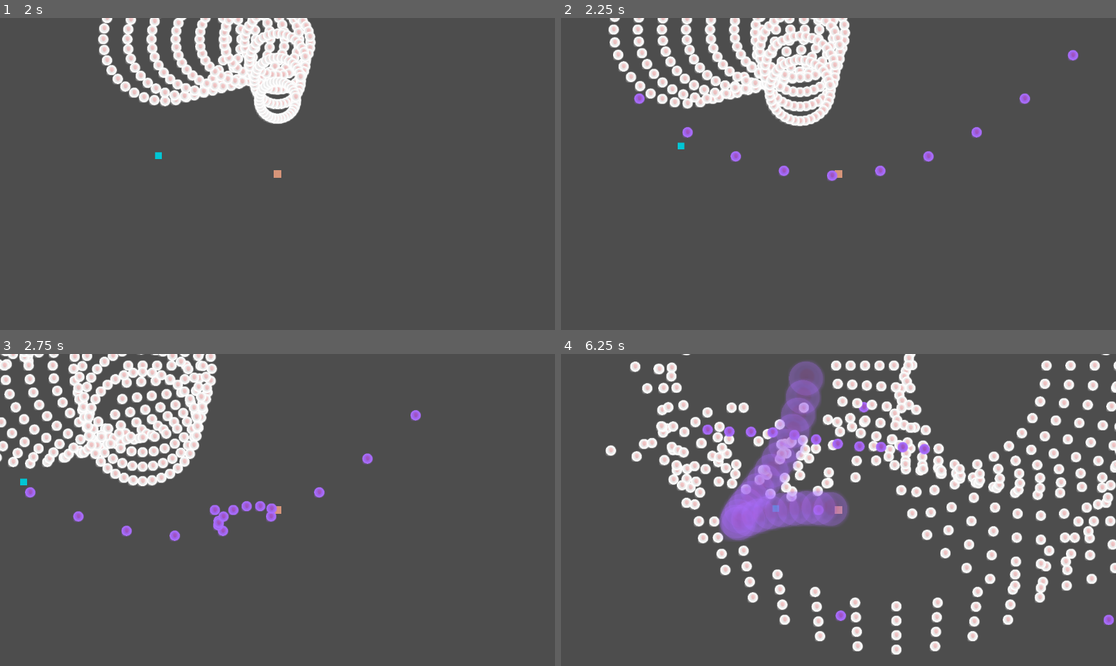
Above: before the commit, frames 1-4 (two rows, left to right).
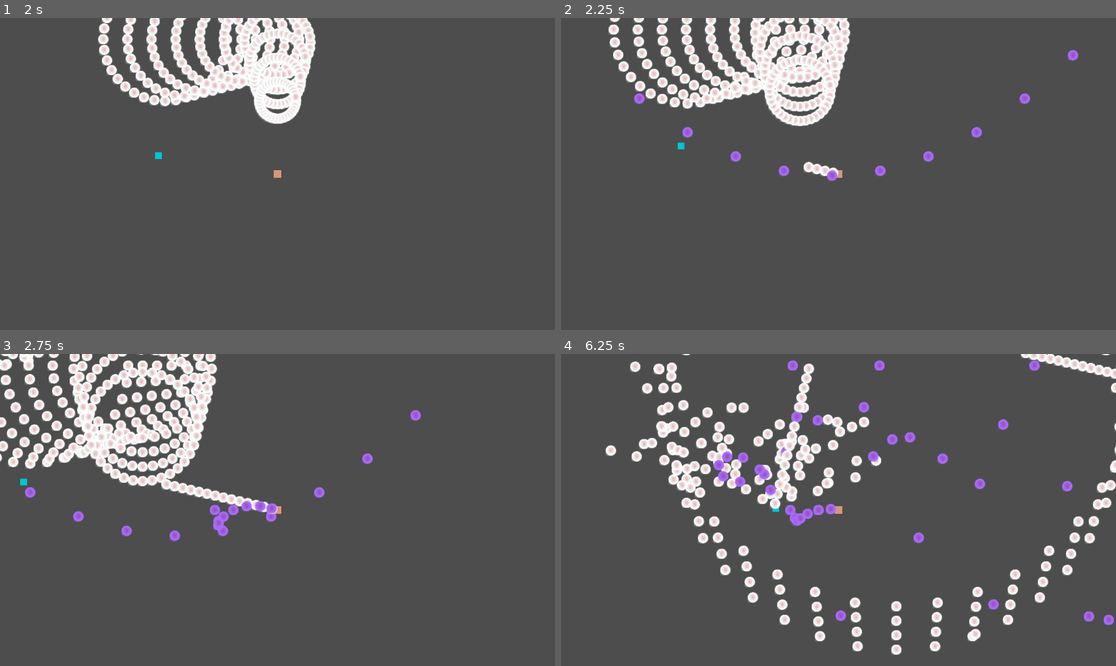
Above: after the commit, the same moments.

Repository: Simon014/PSLR2-Dungeon-Danmaku-Engine
Game: Godot game, scene res://RootScene.tscn
The game is run twice, just before and just after one commit, with the same random seed, the same clock (stepped at 60 frames per second) and the same inputs.
Inputs (mouse positions are in pixels of both pictures, inside the frame that each line leads up to):
- Up to frame 1 (2 s): tap Enter at 0.5 s; move the mouse to (399, 158) at 0.52 s; hold D (right) 0.53-1.28 s; tap 1 (SPAttack1) at 0.6 s; tap 2 (SPAttack2) at 0.8, 1.35 s; move the mouse to (166, 189) at 1.27 s; hold S (down) from 1.28 s (still down); tap 3 (SPAttack3) at 1.55 s
- Up to frame 2 (2.25 s): move the mouse to (894, 105) at 2.02 s; release S (down) at 2.03 s; press the mouse at (894, 105) at 2.03 s; hold D (right) from 2.03 s (still down); tap 3 (SPAttack3) at 2.1 s
- Up to frame 3 (2.75 s): keep holding D (right)
- Up to frame 4 (6.25 s): move the mouse to (810, 572) at 2.77 s; release D (right) at 2.78 s; release the mouse at (810, 572) at 2.78 s; hold W (up) 2.78-3.53 s; click (810, 572) at 2.85 s; tap 1 (SPAttack1) at 3.05, 3.6, 6.05 s; move the mouse to (1005, 556) at 3.52 s; hold A (left) 3.53-5.03 s; tap 2 (SPAttack2) at 3.8, 4.35 s; move the mouse to (672, 463) at 4.27 s; tap 3 (SPAttack3) at 4.55, 5.1 s; move the mouse to (866, 510) at 5.02 s; press the mouse at (866, 510) at 5.03 s; hold S (down) 5.03-5.78 s; move the mouse to (755, 432) at 5.77 s; release the mouse at (755, 432) at 5.78 s; hold D (right) from 5.78 s (still down); click (755, 432) at 5.85 s

Frame 1 is identical in both runs. In frame 2, 0.2% of the frame differs, in the area x 43-51%, y 46-51%; in frame 3, 0.6%; in frame 4, 15%, in the area x 25-100%, y 0-92%.

Commit message:
Attack saving done.

Diff:
--- /dev/null
+++ b/pslr-2-dungeon-danmaku-engine/Attacks/bomb split spiral.tres
@@ -0,0 +1,32 @@
+[gd_resource type="Resource" script_class="Attack" format=3 uid="uid://c2xlxk2c1vlin"]
+
+[ext_resource type="Script" uid="uid://8j14v5u27w31" path="res://DDEcore/AttackResources/Bullets/split.gd" id="1_p617h"]
+[ext_resource type="Script" uid="uid://c1kc2tulupqfb" path="res://DDEcore/AttackResources/Bullets/Bullet.gd" id="2_3121s"]
+[ext_resource type="Script" uid="uid://canqgpmdpsups" path="res://DDEcore/AttackResources/Attacks/Attack.gd" id="3_mpsq0"]
+[ext_resource type="Script" uid="uid://dw6tlb0c7mt7y" path="res://DDEcore/AttackResources/AttackShapes/ShapeBase.gd" id="4_n25fj"]
+
+[sub_resource type="Resource" id="Resource_xsk1b"]
+script = ExtResource("2_3121s")
+friendly = true
+metadata/_custom_type_script = "uid://c1kc2tulupqfb"
+
+[sub_resource type="Resource" id="Resource_ngtlt"]
+script = ExtResource("1_p617h")
+splitBullet = SubResource("Resource_xsk1b")
+friendly = true
+metadata/_custom_type_script = "uid://8j14v5u27w31"
+
+[sub_resource type="Resource" id="Resource_loyjl"]
+script = ExtResource("4_n25fj")
+Mode = "Iterative"
+MathFunction = "x*36"
+Var1 = 0.0
+var2 = 9.0
+metadata/_custom_type_script = "uid://dw6tlb0c7mt7y"
+
+[resource]
+script = ExtResource("3_mpsq0")
+bullet = SubResource("Resource_ngtlt")
+shape = SubResource("Resource_loyjl")
+Repeat = 4
+metadata/_custom_type_script = "uid://canqgpmdpsups"
--- /dev/null
+++ b/pslr-2-dungeon-danmaku-engine/Attacks/bombsign.tres
@@ -0,0 +1,33 @@
+[gd_resource type="Resource" script_class="Attack" format=3 uid="uid://c2mu5wgdpfa4q"]
+
+[ext_resource type="Script" uid="uid://8j14v5u27w31" path="res://DDEcore/AttackResources/Bullets/split.gd" id="1_clr67"]
+[ext_resource type="Script" uid="uid://fbv70gg53nhe" path="res://DDEcore/AttackResources/Bullets/bomb.gd" id="2_2qv1q"]
+[ext_resource type="Script" uid="uid://canqgpmdpsups" path="res://DDEcore/AttackResources/Attacks/Attack.gd" id="3_sqa0m"]
+[ext_resource type="Script" uid="uid://dw6tlb0c7mt7y" path="res://DDEcore/AttackResources/AttackShapes/ShapeBase.gd" id="4_ss8r2"]
+
+[sub_resource type="Resource" id="Resource_mum5m"]
+script = ExtResource("2_2qv1q")
+friendly = true
+metadata/_custom_type_script = "uid://fbv70gg53nhe"
+
+[sub_resource type="Resource" id="Resource_544bw"]
+script = ExtResource("1_clr67")
+splitBullet = SubResource("Resource_mum5m")
+friendly = true
+metadata/_custom_type_script = "uid://8j14v5u27w31"
+
+[sub_resource type="Resource" id="Resource_w70jl"]
+script = ExtResource("4_ss8r2")
+Type = "Cartesian"
+Mode = "Iterative"
+MathFunction = "sin(x)"
+Var1 = 10.0
+var2 = 5.0
+metadata/_custom_type_script = "uid://dw6tlb0c7mt7y"
+
+[resource]
+script = ExtResource("3_sqa0m")
+bullet = SubResource("Resource_544bw")
+shape = SubResource("Resource_w70jl")
+UseEntityStats = true
+metadata/_custom_type_script = "uid://canqgpmdpsups"
--- /dev/null
+++ b/pslr-2-dungeon-danmaku-engine/Attacks/circle burst.tres
@@ -0,0 +1,25 @@
+[gd_resource type="Resource" script_class="Attack" format=3 uid="uid://sulf3i1h7y32"]
+
+[ext_resource type="Script" uid="uid://c1kc2tulupqfb" path="res://DDEcore/AttackResources/Bullets/Bullet.gd" id="1_p2u7h"]
+[ext_resource type="Script" uid="uid://canqgpmdpsups" path="res://DDEcore/AttackResources/Attacks/Attack.gd" id="2_ycykm"]
+[ext_resource type="Script" uid="uid://dw6tlb0c7mt7y" path="res://DDEcore/AttackResources/AttackShapes/ShapeBase.gd" id="3_hglsv"]
+
+[sub_resource type="Resource" id="Resource_pg67i"]
+script = ExtResource("1_p2u7h")
+friendly = true
+metadata/_custom_type_script = "uid://c1kc2tulupqfb"
+
+[sub_resource type="Resource" id="Resource_g7xp2"]
+script = ExtResource("3_hglsv")
+MathFunction = "x*10"
+Var1 = 0.0
+var2 = 36.0
+metadata/_custom_type_script = "uid://dw6tlb0c7mt7y"
+
+[resource]
+script = ExtResource("2_ycykm")
+bullet = SubResource("Resource_pg67i")
+shape = SubResource("Resource_g7xp2")
+Repeat = 10
+UseEntityStats = true
+metadata/_custom_type_script = "uid://canqgpmdpsups"
--- /dev/null
+++ b/pslr-2-dungeon-danmaku-engine/Attacks/effect spiral.tres
@@ -0,0 +1,27 @@
+[gd_resource type="Resource" script_class="Attack" format=3 uid="uid://cfctmlq1sb58v"]
+
+[ext_resource type="Script" uid="uid://dy1ycf0gsxr8t" path="res://DDEcore/AttackResources/Bullets/effect.gd" id="1_e2v8w"]
+[ext_resource type="Script" uid="uid://canqgpmdpsups" path="res://DDEcore/AttackResources/Attacks/Attack.gd" id="2_fvdvd"]
+[ext_resource type="Script" uid="uid://dw6tlb0c7mt7y" path="res://DDEcore/AttackResources/AttackShapes/ShapeBase.gd" id="3_l7evw"]
+
+[sub_resource type="Resource" id="Resource_wy33q"]
+script = ExtResource("1_e2v8w")
+appliedEffect = "poison"
+friendly = true
+metadata/_custom_type_script = "uid://dy1ycf0gsxr8t"
+
+[sub_resource type="Resource" id="Resource_dwo8s"]
+script = ExtResource("3_l7evw")
+Mode = "Iterative"
+MathFunction = "x*10"
+Var1 = 0.0
+var2 = 36.0
+metadata/_custom_type_script = "uid://dw6tlb0c7mt7y"
+
+[resource]
+script = ExtResource("2_fvdvd")
+bullet = SubResource("Resource_wy33q")
+shape = SubResource("Resource_dwo8s")
+Repeat = 2
+UseEntityStats = true
+metadata/_custom_type_script = "uid://canqgpmdpsups"
--- /dev/null
+++ b/pslr-2-dungeon-danmaku-engine/Attacks/exploding rough wall down.tres
@@ -0,0 +1,25 @@
+[gd_resource type="Resource" script_class="Attack" format=3 uid="uid://of2bf5lly7br"]
+
+[ext_resource type="Script" uid="uid://fbv70gg53nhe" path="res://DDEcore/AttackResources/Bullets/bomb.gd" id="1_aqjcb"]
+[ext_resource type="Script" uid="uid://canqgpmdpsups" path="res://DDEcore/AttackResources/Attacks/Attack.gd" id="2_pl76h"]
+[ext_resource type="Script" uid="uid://dw6tlb0c7mt7y" path="res://DDEcore/AttackResources/AttackShapes/ShapeBase.gd" id="3_t42oj"]
+
+[sub_resource type="Resource" id="Resource_dlv3y"]
+script = ExtResource("1_aqjcb")
+metadata/_custom_type_script = "uid://fbv70gg53nhe"
+
+[sub_resource type="Resource" id="Resource_bn020"]
+script = ExtResource("3_t42oj")
+Type = "Cartesian"
+Mode = "Iterative"
+MathFunction = "randi_range(-10,10)"
+Var1 = 20.0
+var2 = 5.0
+metadata/_custom_type_script = "uid://dw6tlb0c7mt7y"
+
+[resource]
+script = ExtResource("2_pl76h")
+bullet = SubResource("Resource_dlv3y")
+shape = SubResource("Resource_bn020")
+Repeat = 5
+metadata/_custom_type_script = "uid://canqgpmdpsups"
--- /dev/null
+++ b/pslr-2-dungeon-danmaku-engine/Attacks/homing parabola.tres
@@ -0,0 +1,27 @@
+[gd_resource type="Resource" script_class="Attack" format=3 uid="uid://i4d7t1h1hb8n"]
+
+[ext_resource type="Script" uid="uid://ci72njx1mc2l8" path="res://DDEcore/AttackResources/Bullets/homing.gd" id="1_5du7o"]
+[ext_resource type="Script" uid="uid://canqgpmdpsups" path="res://DDEcore/AttackResources/Attacks/Attack.gd" id="2_rhvqm"]
+[ext_resource type="Script" uid="uid://dw6tlb0c7mt7y" path="res://DDEcore/AttackResources/AttackShapes/ShapeBase.gd" id="3_ymrs5"]
+
+[sub_resource type="Resource" id="Resource_2v6wu"]
+script = ExtResource("1_5du7o")
+pathstart = 1.0
+acceleration = 22.0
+friendly = true
+metadata/_custom_type_script = "uid://ci72njx1mc2l8"
+
+[sub_resource type="Resource" id="Resource_cxkk6"]
+script = ExtResource("3_ymrs5")
+Type = "Cartesian"
+MathFunction = "pow(x,2)"
+Var1 = 10.0
+var2 = 10.0
+metadata/_custom_type_script = "uid://dw6tlb0c7mt7y"
+
+[resource]
+script = ExtResource("2_rhvqm")
+bullet = SubResource("Resource_2v6wu")
+shape = SubResource("Resource_cxkk6")
+UseEntityStats = true
+metadata/_custom_type_script = "uid://canqgpmdpsups"
--- /dev/null
+++ b/pslr-2-dungeon-danmaku-engine/Attacks/normal sin shoot down.tres
@@ -0,0 +1,23 @@
+[gd_resource type="Resource" script_class="Attack" format=3 uid="uid://bhb8l57yay325"]
+
+[ext_resource type="Script" uid="uid://c1kc2tulupqfb" path="res://DDEcore/AttackResources/Bullets/Bullet.gd" id="1_dshsu"]
+[ext_resource type="Script" uid="uid://canqgpmdpsups" path="res://DDEcore/AttackResources/Attacks/Attack.gd" id="2_4okjb"]
+[ext_resource type="Script" uid="uid://dw6tlb0c7mt7y" path="res://DDEcore/AttackResources/AttackShapes/ShapeBase.gd" id="3_0pqub"]
+
+[sub_resource type="Resource" id="Resource_644yn"]
+script = ExtResource("1_dshsu")
+metadata/_custom_type_script = "uid://c1kc2tulupqfb"
+
+[sub_resource type="Resource" id="Resource_w6mlc"]
+script = ExtResource("3_0pqub")
+MathFunction = "sin(x)*10 + randi_range(-30,30) + 90"
+Var1 = 0.0
+var2 = 5.0
+metadata/_custom_type_script = "uid://dw6tlb0c7mt7y"
+
+[resource]
+script = ExtResource("2_4okjb")
+bullet = SubResource("Resource_644yn")
+shape = SubResource("Resource_w6mlc")
+Repeat = 20
+metadata/_custom_type_script = "uid://canqgpmdpsups"
--- /dev/null
+++ b/pslr-2-dungeon-danmaku-engine/Attacks/parabolic lazer down.tres
@@ -0,0 +1,28 @@
+[gd_resource type="Resource" script_class="Attack" format=3 uid="uid://btfgsqvadus6h"]
+
+[ext_resource type="Script" uid="uid://2qhm7aos5e31" path="res://DDEcore/AttackResources/Bullets/lazer.gd" id="1_tkc5k"]
+[ext_resource type="Script" uid="uid://canqgpmdpsups" path="res://DDEcore/AttackResources/Attacks/Attack.gd" id="2_hhgbe"]
+[ext_resource type="Script" uid="uid://dw6tlb0c7mt7y" path="res://DDEcore/AttackResources/AttackShapes/ShapeBase.gd" id="3_qidpp"]
+
+[sub_resource type="Resource" id="Resource_rw22j"]
+script = ExtResource("1_tkc5k")
+width = 1.0
+friendly = true
+metadata/_custom_type_script = "uid://2qhm7aos5e31"
+
+[sub_resource type="Resource" id="Resource_w2hcu"]
+script = ExtResource("3_qidpp")
+Type = "Cartesian"
+Mode = "Iterative"
+MathFunction = "pow(x,2)"
+Var1 = 10.0
+var2 = 5.0
+var3 = Vector2(0, 1)
+metadata/_custom_type_script = "uid://dw6tlb0c7mt7y"
+
+[resource]
+script = ExtResource("2_hhgbe")
+bullet = SubResource("Resource_rw22j")
+shape = SubResource("Resource_w2hcu")
+UseEntityStats = true
+metadata/_custom_type_script = "uid://canqgpmdpsups"
--- a/pslr-2-dungeon-danmaku-engine/DDEcore/AttackResources/Attacks/Attack.gd
+++ b/pslr-2-dungeon-danmaku-engine/DDEcore/AttackResources/Attacks/Attack.gd
@@ -6,7 +6,6 @@
 
 @export_group("Attack Settings")
 @export var Repeat: int = 1
-@export var Cost: int = 1
 @export var UseEntityStats: bool = false
 #bullet stats will use the combat stats of the enemy, where possible.
 #ie, damage, attack speed etc.
--- /dev/null
+++ b/pslr-2-dungeon-danmaku-engine/DDEcore/AttackResources/Attacks/AttackSet.gd
@@ -0,0 +1,8 @@
+extends Resource
+class_name AttackSet
+
+@export var Name: String = "Attack"
+@export var Description: String = "Not added."
+
+@export var Set: Array[Attack]
+@export var cost: int
--- a/pslr-2-dungeon-danmaku-engine/Entities/enemy/attack_executor_manager.gd
+++ b/pslr-2-dungeon-danmaku-engine/Entities/enemy/attack_executor_manager.gd
@@ -14,9 +14,9 @@
 func _ready() -> void:
 	pass
 
-func ExecuteNewAttack(atklist: Array[Attack]) -> int:
+func ExecuteNewAttack(atklist: Array[Attack]) -> void:
 	if isactive:
-		return 0
+		return
 	else:
 		#clear the previous list.
 		activeAttack.clear()
@@ -39,10 +39,6 @@
 				activeAttack.append(atk)
 		print(str(len(activeAttack)) + " out of " + str(len(atklist)) + " attacks succesfully initalized")
 		isactive = true
-		var cost = 0
-		for i in activeAttack:
-			cost += i.Cost
-		return cost
 
 func _on_timer_timeout() -> void:
 	if len(activeAttack) == 0 and current == null:
--- a/pslr-2-dungeon-danmaku-engine/Entities/enemy/enemy.gd
+++ b/pslr-2-dungeon-danmaku-engine/Entities/enemy/enemy.gd
@@ -4,8 +4,7 @@
 var frametime
 var isdead
 
-@export var attack: Array[Attack]
-
+@export var attack: AttackSet
 #combat info
 var defence = 10
 var atk = 10
@@ -27,7 +26,7 @@
 
 
 func _on_atkcd_timeout() -> void:
-	$AttackExecutorManager.ExecuteNewAttack(attack)
+	$AttackExecutorManager.ExecuteNewAttack(attack.Set)
 	pass # Replace with function body.d
 
 func _process(delta: float) -> void:
--- a/pslr-2-dungeon-danmaku-engine/Entities/player/Player.tscn
+++ b/pslr-2-dungeon-danmaku-engine/Entities/player/Player.tscn
@@ -3,152 +3,35 @@
 [ext_resource type="Script" uid="uid://dwyxv6qi88xxj" path="res://Entities/player/PlayerController.gd" id="1_41wu2"]
 [ext_resource type="PackedScene" uid="uid://brt5c0qqu1ajj" path="res://Entities/Managers/attack_executor_manager.tscn" id="2_fe6c5"]
 [ext_resource type="Script" uid="uid://canqgpmdpsups" path="res://DDEcore/AttackResources/Attacks/Attack.gd" id="2_yfiod"]
+[ext_resource type="Script" uid="uid://dugbojoidf3hy" path="res://DDEcore/AttackResources/Attacks/AttackSet.gd" id="3_13ous"]
+[ext_resource type="Resource" uid="uid://sulf3i1h7y32" path="res://Attacks/circle burst.tres" id="3_k5ofa"]
 [ext_resource type="Script" uid="uid://c1kc2tulupqfb" path="res://DDEcore/AttackResources/Bullets/Bullet.gd" id="3_yxyux"]
-[ext_resource type="Script" uid="uid://dw6tlb0c7mt7y" path="res://DDEcore/AttackResources/AttackShapes/ShapeBase.gd" id="4_8781j"]
-[ext_resource type="Script" uid="uid://8j14v5u27w31" path="res://DDEcore/AttackResources/Bullets/split.gd" id="5_0wq8u"]
-[ext_resource type="Script" uid="uid://fbv70gg53nhe" path="res://DDEcore/AttackResources/Bullets/bomb.gd" id="6_k5ofa"]
-[ext_resource type="Script" uid="uid://dy1ycf0gsxr8t" path="res://DDEcore/AttackResources/Bullets/effect.gd" id="7_3jmra"]
-[ext_resource type="Script" uid="uid://2qhm7aos5e31" path="res://DDEcore/AttackResources/Bullets/lazer.gd" id="8_cpa8t"]
-[ext_resource type="Script" uid="uid://ci72njx1mc2l8" path="res://DDEcore/AttackResources/Bullets/homing.gd" id="9_nck5w"]
+[ext_resource type="Resource" uid="uid://c2mu5wgdpfa4q" path="res://Attacks/bombsign.tres" id="4_3jmra"]
+[ext_resource type="Resource" uid="uid://cfctmlq1sb58v" path="res://Attacks/effect spiral.tres" id="5_k5ofa"]
+[ext_resource type="Resource" uid="uid://btfgsqvadus6h" path="res://Attacks/parabolic lazer down.tres" id="6_3jmra"]
+[ext_resource type="Resource" uid="uid://i4d7t1h1hb8n" path="res://Attacks/homing parabola.tres" id="8_0wq8u"]
+[ext_resource type="Resource" uid="uid://c2xlxk2c1vlin" path="res://Attacks/bomb split spiral.tres" id="9_k5ofa"]
 
-[sub_resource type="Resource" id="Resource_pg67i"]
+[sub_resource type="Resource" id="Resource_k5ofa"]
 script = ExtResource("3_yxyux")
+damage = 20.0
 friendly = true
 metadata/_custom_type_script = "uid://c1kc2tulupqfb"
 
-[sub_resource type="Resource" id="Resource_g7xp2"]
-script = ExtResource("4_8781j")
-MathFunction = "x*10"
-Var1 = 0.0
-var2 = 36.0
-metadata/_custom_type_script = "uid://dw6tlb0c7mt7y"
+[sub_resource type="Resource" id="Resource_yfiod"]
+script = ExtResource("3_13ous")
+Set = Array[ExtResource("2_yfiod")]([ExtResource("3_k5ofa")])
+metadata/_custom_type_script = "uid://dugbojoidf3hy"
 
-[sub_resource type="Resource" id="Resource_6146v"]
-script = ExtResource("2_yfiod")
-bullet = SubResource("Resource_pg67i")
-shape = SubResource("Resource_g7xp2")
-Repeat = 10
-UseEntityStats = true
-metadata/_custom_type_script = "uid://canqgpmdpsups"
+[sub_resource type="Resource" id="Resource_3jmra"]
+script = ExtResource("3_13ous")
+Set = Array[ExtResource("2_yfiod")]([ExtResource("4_3jmra"), ExtResource("5_k5ofa"), ExtResource("6_3jmra")])
+metadata/_custom_type_script = "uid://dugbojoidf3hy"
 
-[sub_resource type="Resource" id="Resource_mum5m"]
-script = ExtResource("6_k5ofa")
-friendly = true
-metadata/_custom_type_script = "uid://fbv70gg53nhe"
-
-[sub_resource type="Resource" id="Resource_544bw"]
-script = ExtResource("5_0wq8u")
-splitBullet = SubResource("Resource_mum5m")
-friendly = true
-metadata/_custom_type_script = "uid://8j14v5u27w31"
-
-[sub_resource type="Resource" id="Resource_w70jl"]
-script = ExtResource("4_8781j")
-Type = "Cartesian"
-Mode = "Iterative"
-MathFunction = "sin(x)"
-Var1 = 10.0
-var2 = 5.0
-metadata/_custom_type_script = "uid://dw6tlb0c7mt7y"
-
-[sub_resource type="Resource" id="Resource_b03up"]
-script = ExtResource("2_yfiod")
-bullet = SubResource("Resource_544bw")
-shape = SubResource("Resource_w70jl")
-UseEntityStats = true
-metadata/_custom_type_script = "uid://canqgpmdpsups"
-
-[sub_resource type="Resource" id="Resource_wy33q"]
-script = ExtResource("7_3jmra")
-appliedEffect = "poison"
-friendly = true
-metadata/_custom_type_script = "uid://dy1ycf0gsxr8t"
-
-[sub_resource type="Resource" id="Resource_dwo8s"]
-script = ExtResource("4_8781j")
-Mode = "Iterative"
-MathFunction = "x*10"
-Var1 = 0.0
-var2 = 36.0
-metadata/_custom_type_script = "uid://dw6tlb0c7mt7y"
-
-[sub_resource type="Resource" id="Resource_ybe68"]
-script = ExtResource("2_yfiod")
-bullet = SubResource("Resource_wy33q")
-shape = SubResource("Resource_dwo8s")
-Repeat = 2
-UseEntityStats = true
-metadata/_custom_type_script = "uid://canqgpmdpsups"
-
-[sub_resource type="Resource" id="Resource_rw22j"]
-script = ExtResource("8_cpa8t")
-width = 1.0
-friendly = true
-metadata/_custom_type_script = "uid://2qhm7aos5e31"
-
-[sub_resource type="Resource" id="Resource_w2hcu"]
-script = ExtResource("4_8781j")
-Type = "Cartesian"
-Mode = "Iterative"
-MathFunction = "pow(x,2)"
-Var1 = 10.0
-var2 = 5.0
-var3 = Vector2(0, 1)
-metadata/_custom_type_script = "uid://dw6tlb0c7mt7y"
-
-[sub_resource type="Resource" id="Resource_q4s4b"]
-script = ExtResource("2_yfiod")
-bullet = SubResource("Resource_rw22j")
-shape = SubResource("Resource_w2hcu")
-UseEntityStats = true
-metadata/_custom_type_script = "uid://canqgpmdpsups"
-
-[sub_resource type="Resource" id="Resource_2v6wu"]
-script = ExtResource("9_nck5w")
-pathstart = 1.0
-acceleration = 22.0
-friendly = true
-metadata/_custom_type_script = "uid://ci72njx1mc2l8"
-
-[sub_resource type="Resource" id="Resource_cxkk6"]
-script = ExtResource("4_8781j")
-Type = "Cartesian"
-MathFunction = "pow(x,2)"
-Var1 = 10.0
-var2 = 10.0
-metadata/_custom_type_script = "uid://dw6tlb0c7mt7y"
-
-[sub_resource type="Resource" id="Resource_uapkn"]
-script = ExtResource("2_yfiod")
-bullet = SubResource("Resource_2v6wu")
-shape = SubResource("Resource_cxkk6")
-UseEntityStats = true
-metadata/_custom_type_script = "uid://canqgpmdpsups"
-
-[sub_resource type="Resource" id="Resource_xsk1b"]
-script = ExtResource("3_yxyux")
-friendly = true
-metadata/_custom_type_script = "uid://c1kc2tulupqfb"
-
-[sub_resource type="Resource" id="Resource_ngtlt"]
-script = ExtResource("5_0wq8u")
-splitBullet = SubResource("Resource_xsk1b")
-friendly = true
-metadata/_custom_type_script = "uid://8j14v5u27w31"
-
-[sub_resource type="Resource" id="Resource_loyjl"]
-script = ExtResource("4_8781j")
-Mode = "Iterative"
-MathFunction = "x*36"
-Var1 = 0.0
-var2 = 10.0
-metadata/_custom_type_script = "uid://dw6tlb0c7mt7y"
-
-[sub_resource type="Resource" id="Resource_4qwkh"]
-script = ExtResource("2_yfiod")
-bullet = SubResource("Resource_ngtlt")
-shape = SubResource("Resource_loyjl")
-metadata/_custom_type_script = "uid://canqgpmdpsups"
+[sub_resource type="Resource" id="Resource_cpa8t"]
+script = ExtResource("3_13ous")
+Set = Array[ExtResource("2_yfiod")]([ExtResource("8_0wq8u"), ExtResource("9_k5ofa")])
+metadata/_custom_type_script = "uid://dugbojoidf3hy"
 
 [sub_resource type="CircleShape2D" id="CircleShape2D_mq5ly"]
 radius = 8.062258
@@ -159,9 +42,10 @@
 [node name="Player" type="CharacterBody2D" unique_id=217802643]
 collision_layer = 0
 script = ExtResource("1_41wu2")
-attack1 = Array[ExtResource("2_yfiod")]([SubResource("Resource_6146v")])
-attack2 = Array[ExtResource("2_yfiod")]([SubResource("Resource_b03up"), SubResource("Resource_ybe68"), SubResource("Resource_q4s4b")])
-attack3 = Array[ExtResource("2_yfiod")]([SubResource("Resource_uapkn"), SubResource("Resource_4qwkh")])
+WeakAttackBullet = SubResource("Resource_k5ofa")
+attack1 = SubResource("Resource_yfiod")
+attack2 = SubResource("Resource_3jmra")
+attack3 = SubResource("Resource_cpa8t")
 
 [node name="ColorRect" type="ColorRect" parent="." unique_id=1181528564]
 offset_left = -8.0
--- a/pslr-2-dungeon-danmaku-engine/Entities/player/PlayerController.gd
+++ b/pslr-2-dungeon-danmaku-engine/Entities/player/PlayerController.gd
@@ -12,14 +12,17 @@
 var atkspeed = corePlayerVars.attackspeed
 var attackExecutor
 
+@export var WeakAttackBullet = Bullet.new()
 @export_group("SP attacks")
-var WeakAttackBullet = Bullet.new()
-@export var attack1: Array[Attack]
-@export var attack2: Array[Attack]
-@export var attack3: Array[Attack]
+
+@export var attack1: AttackSet
+@export var attack2: AttackSet
+@export var attack3: AttackSet
 
 func _ready() -> void:
 	attackExecutor = $AttackExecutorManager
+	WeakAttackBullet.damage = atk
+	WeakAttackBullet.speed = atkspeed
 	pass
 
 
@@ -35,11 +38,11 @@
 		velocity = velocity / 3
 
 	if (Input.is_action_just_pressed("SPAttack1")):
-		attackExecutor.ExecuteNewAttack(attack1)
+		attackExecutor.ExecuteNewAttack(attack1.Set)
 	if (Input.is_action_just_pressed("SPAttack2")):
-		attackExecutor.ExecuteNewAttack(attack2)
+		attackExecutor.ExecuteNewAttack(attack2.Set)
 	if (Input.is_action_just_pressed("SPAttack3")):
-		attackExecutor.ExecuteNewAttack(attack3)
+		attackExecutor.ExecuteNewAttack(attack3.Set)
 func _process(delta: float) -> void:
 	move_and_slide()
 	corePlayerVars.position = position
@@ -47,6 +50,9 @@
 
 
 func _on_atkcd_timeout() -> void:
+	if (Input.is_action_pressed("shoot normal")):
+		WeakAttackBullet.Create(self, position.direction_to(get_global_mouse_position()))
+		pass
 	if (corePlayerVars.Health < 0):
 		queue_free()
 		get_tree().quit()
--- a/pslr-2-dungeon-danmaku-engine/RootScene.tscn
+++ b/pslr-2-dungeon-danmaku-engine/RootScene.tscn
@@ -4,48 +4,15 @@
 [ext_resource type="PackedScene" uid="uid://cgtr8wu6fmp36" path="res://Entities/player/Player.tscn" id="1_vw6t8"]
 [ext_resource type="PackedScene" uid="uid://dmcsko740rpui" path="res://Entities/partner/Partner.tscn" id="3_y8vh0"]
 [ext_resource type="PackedScene" uid="uid://plarhlsmydmo" path="res://Entities/enemy/enemy.tscn" id="4_p6tge"]
-[ext_resource type="Script" uid="uid://dw6tlb0c7mt7y" path="res://DDEcore/AttackResources/AttackShapes/ShapeBase.gd" id="5_u0r43"]
 [ext_resource type="Script" uid="uid://canqgpmdpsups" path="res://DDEcore/AttackResources/Attacks/Attack.gd" id="6_8b3ly"]
-[ext_resource type="Script" uid="uid://c1kc2tulupqfb" path="res://DDEcore/AttackResources/Bullets/Bullet.gd" id="8_8b3ly"]
-[ext_resource type="Script" uid="uid://fbv70gg53nhe" path="res://DDEcore/AttackResources/Bullets/bomb.gd" id="9_644yn"]
-
-[sub_resource type="Resource" id="Resource_644yn"]
-script = ExtResource("8_8b3ly")
-metadata/_custom_type_script = "uid://c1kc2tulupqfb"
+[ext_resource type="Resource" uid="uid://bhb8l57yay325" path="res://Attacks/normal sin shoot down.tres" id="6_644yn"]
+[ext_resource type="Resource" uid="uid://of2bf5lly7br" path="res://Attacks/exploding rough wall down.tres" id="7_8b3ly"]
+[ext_resource type="Script" uid="uid://dugbojoidf3hy" path="res://DDEcore/AttackResources/Attacks/AttackSet.gd" id="8_644yn"]
 
 [sub_resource type="Resource" id="Resource_w6mlc"]
-script = ExtResource("5_u0r43")
-MathFunction = "sin(x)*10 + randi_range(-30,30) + 90"
-Var1 = 0.0
-var2 = 5.0
-metadata/_custom_type_script = "uid://dw6tlb0c7mt7y"
-
-[sub_resource type="Resource" id="Resource_buaba"]
-script = ExtResource("6_8b3ly")
-bullet = SubResource("Resource_644yn")
-shape = SubResource("Resource_w6mlc")
-Repeat = 20
-metadata/_custom_type_script = "uid://canqgpmdpsups"
-
-[sub_resource type="Resource" id="Resource_dlv3y"]
-script = ExtResource("9_644yn")
-metadata/_custom_type_script = "uid://fbv70gg53nhe"
-
-[sub_resource type="Resource" id="Resource_bn020"]
-script = ExtResource("5_u0r43")
-Type = "Cartesian"
-Mode = "Iterative"
-MathFunction = "randi_range(-10,10)"
-Var1 = 20.0
-var2 = 5.0
-metadata/_custom_type_script = "uid://dw6tlb0c7mt7y"
-
-[sub_resource type="Resource" id="Resource_ye7xa"]
-script = ExtResource("6_8b3ly")
-bullet = SubResource("Resource_dlv3y")
-shape = SubResource("Resource_bn020")
-Repeat = 5
-metadata/_custom_type_script = "uid://canqgpmdpsups"
+script = ExtResource("8_644yn")
+Set = Array[ExtResource("6_8b3ly")]([ExtResource("6_644yn"), ExtResource("7_8b3ly")])
+metadata/_custom_type_script = "uid://dugbojoidf3hy"
 
 [node name="RootScene" type="Node2D" unique_id=534867270]
 script = ExtResource("1_03604")
@@ -58,4 +25,4 @@
 
 [node name="Enemy" parent="." unique_id=76727699 instance=ExtResource("4_p6tge")]
 position = Vector2(577, 33)
-attack = Array[ExtResource("6_8b3ly")]([SubResource("Resource_buaba"), SubResource("Resource_ye7xa")])
+attack = SubResource("Resource_w6mlc")
Not shown, added: pslr-2-dungeon-danmaku-engine/DDEcore/AttackResources/Attacks/AttackSet.gd.uid
